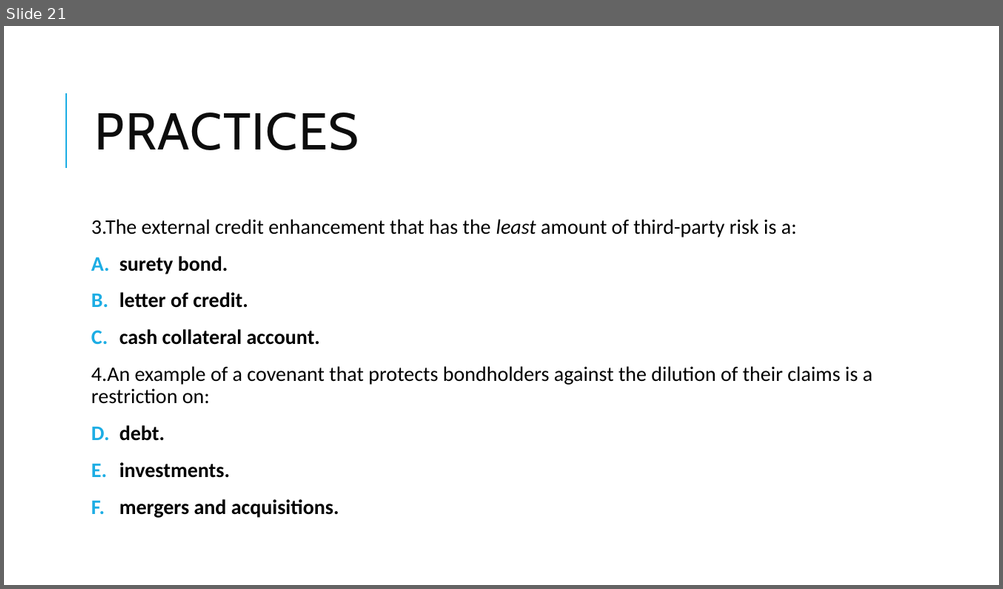
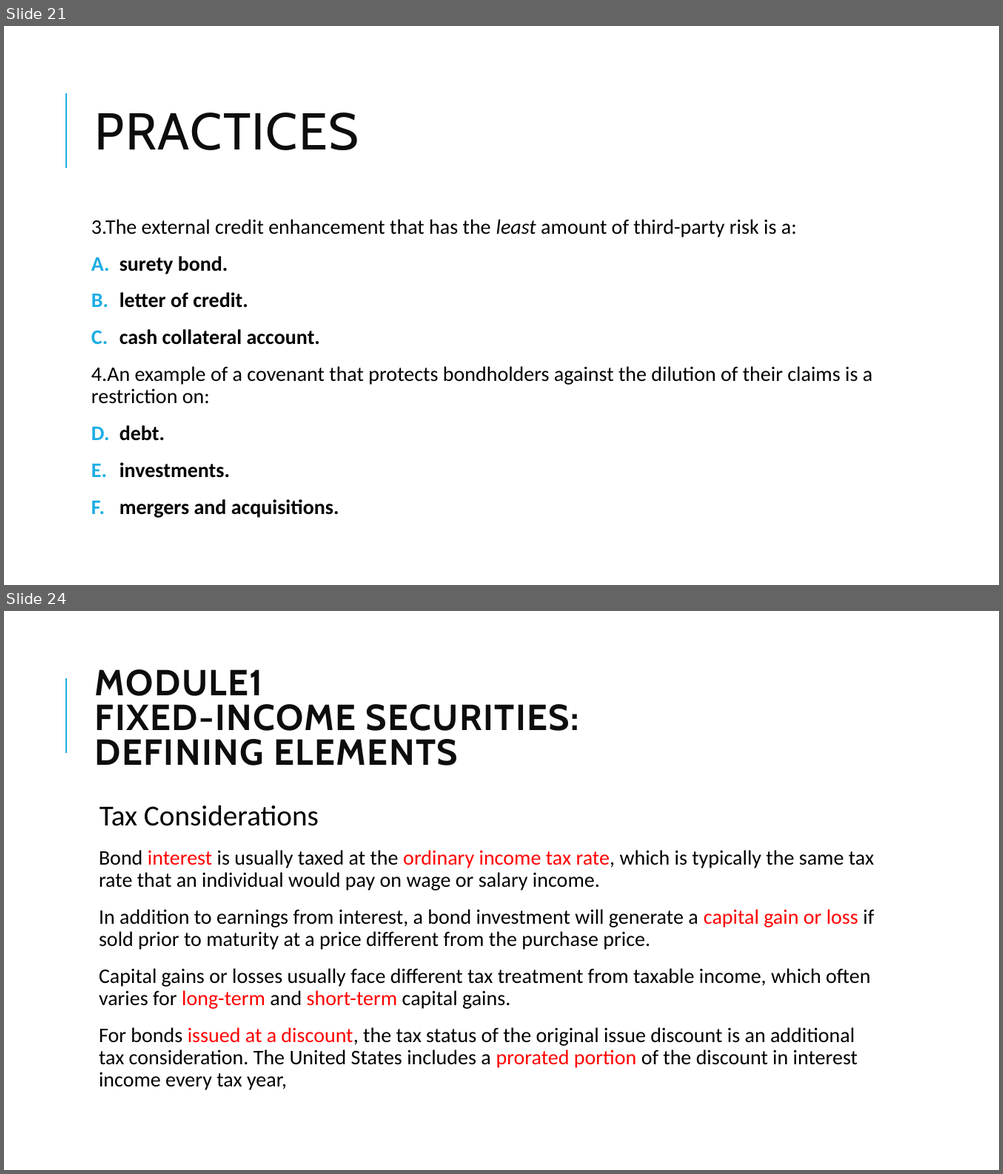
Before and after one commit to Isco0530/data, a slide deck: Fixed Income.pptx. Shown one above the other, each under a label of ours: slide 21 before the commit, slides 21 and 24 after it; the slides between them are not shown. The pictures are 1003x589 and 1003x1174 pixels, drawn with LibreOffice and Linux fonts; fonts in the diff are those of the drawing; background and template pictures are left out. Boxes give left, top, right and bottom in pixels: in the first picture for what was removed or moved away, otherwise in the second. Text is boxed around its words. In the diff, an @@ line names an element or a change of style, - is before the commit and + after.

```diff
--- a/Fixed Income.pptx
+++ b/Fixed Income.pptx
@@ slide 24 added at (x1=4, y1=611, x2=999, y2=1170), background #FFFFFF @@
@@ title added at (x1=95, y1=669, x2=579, y2=766), 35 pt, text #0D0D0D, bold @@
+MODULE1
+FIXED-INCOME SECURITIES:
+DEFINING ELEMENTS
@@ line added from (66, 753) to (66, 678), #1CADE4 1.5 pt @@
@@ text added at (x1=99, y1=805, x2=874, y2=1091), 20 pt, text #000000 @@
+  Tax Considerations
+  Bond interest is usually taxed at the ordinary income tax rate, which is typically the same tax rate that an individual would pay on wage or salary income.
+  In addition to earnings from interest, a bond investment will generate a capital gain or loss if sold prior to maturity at a price different from the purchase price.
+  Capital gains or losses usually face different tax treatment from taxable income, which often varies for long-term and short-term capital gains.
+  For bonds issued at a discount, the tax status of the original issue discount is an additional tax consideration. The United States includes a prorated portion of the discount in interest income every tax year,
```
Also in this commit, not shown: 3 other slides added.
